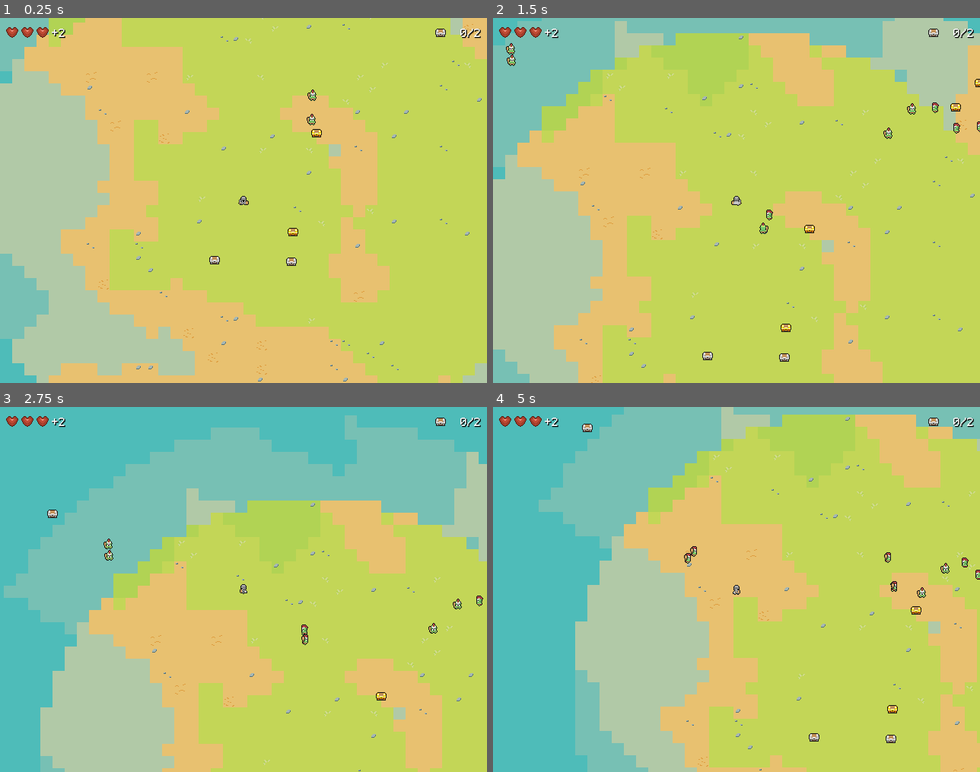
Above: before the commit, frames 1-4 (two rows, left to right).
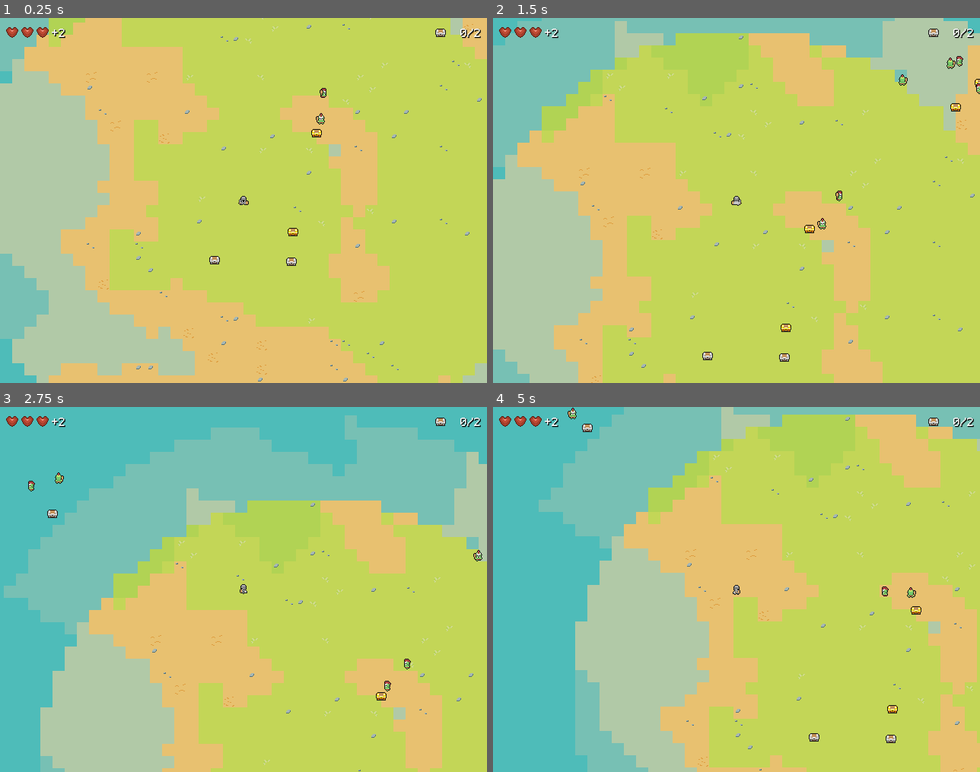
Above: after the commit, the same moments.

Repository: dmitriy-shmilo/GBIC23
Game: Godot game, scene res://main.tscn
The game is run twice, just before and just after one commit, with the same random seed, the same clock (stepped at 60 frames per second) and the same inputs.
Inputs:
- Up to frame 1 (0.25 s): no input
- Up to frame 2 (1.5 s): hold W (move_up) from 0.53 s (still down); tap Space (attack) at 0.6 s; tap E (interact) at 1.35 s
- Up to frame 3 (2.75 s): release W (move_up) at 2.03 s; hold A (move_left) from 2.03 s (still down); tap Space (attack) at 2.1 s
- Up to frame 4 (5 s): tap E (interact) at 2.85, 4.35 s; release A (move_left) at 3.53 s; hold S (move_down) 3.53-4.28 s; tap Space (attack) at 3.6 s; hold D (move_right) from 4.28 s (still down)

The runs differ from the first frame. In frame 1, 0.2% of the frame differs, in the area x 62-68%, y 19-30%; in frame 2, 0.5%, in the area x 2-100%, y 6-60%; in frame 3, 0.4%; in frame 4, 0.4%.

Commit message:
Enter initial states.

Diff:
--- a/base/state/state_machine.gd
+++ b/base/state/state_machine.gd
@@ -11,6 +11,7 @@
 
 	for n in get_children():
 		n.state_machine = self
+	current_state.enter()
 
 
 func _process(delta: float) -> void:
